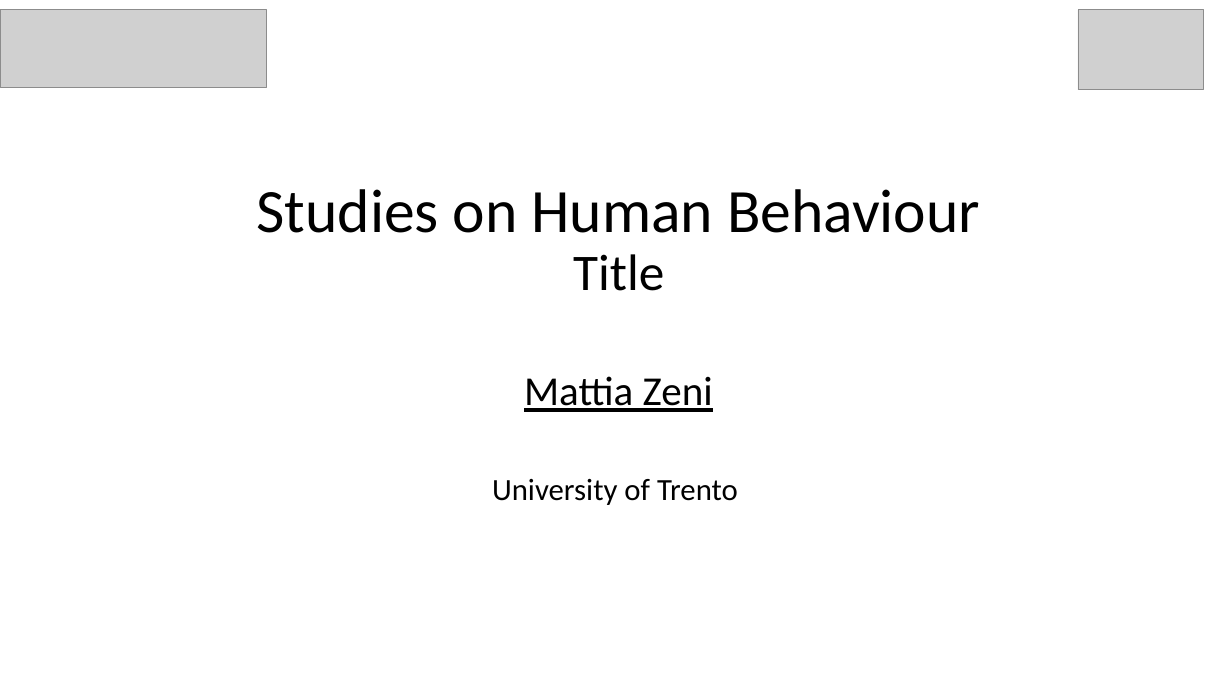
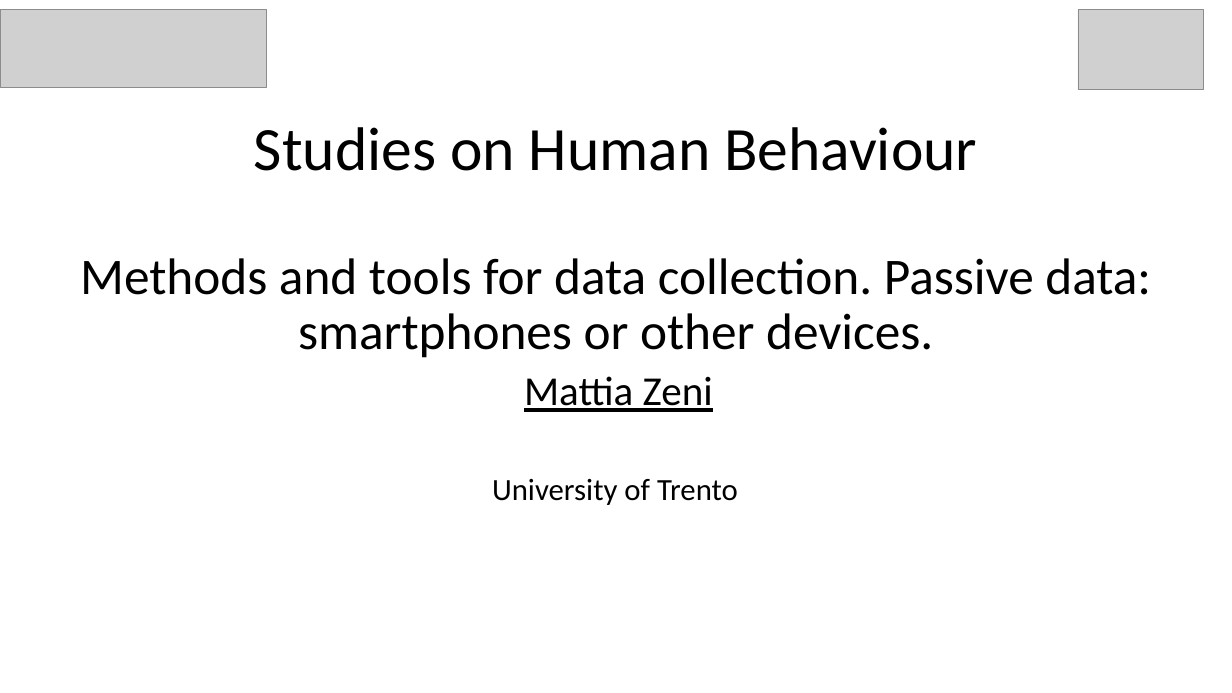
Before and after one commit to UNITN-SHB-2020/unitn-shb-2021.github.io, a slide deck: slide 1 of material/slides/L8.Passive.Data.Sensors.pptx. Drawn at 1232x693 pixels with LibreOffice and Linux fonts; fonts in the diff are those of the drawing; grey boxes stand for pictures. Boxes give left, top, right and bottom in pixels: in the first picture for what was removed or moved away, otherwise in the second. Text is boxed around its words. In the diff, an @@ line names an element or a change of style, - is before the commit and + after.

```diff
--- a/material/slides/L8.Passive.Data.Sensors.pptx
+++ b/material/slides/L8.Passive.Data.Sensors.pptx
@@ title at [80, 127, 1151, 358]: text changed; size 48 to 40 pt @@
-Studies on Human Behaviour
-Title
+Studies on Human Behaviour
+Methods and tools for data collection. Passive data: smartphones or other devices.
```
Also in this commit, not shown: 1 other slide changed, 5 other files.
